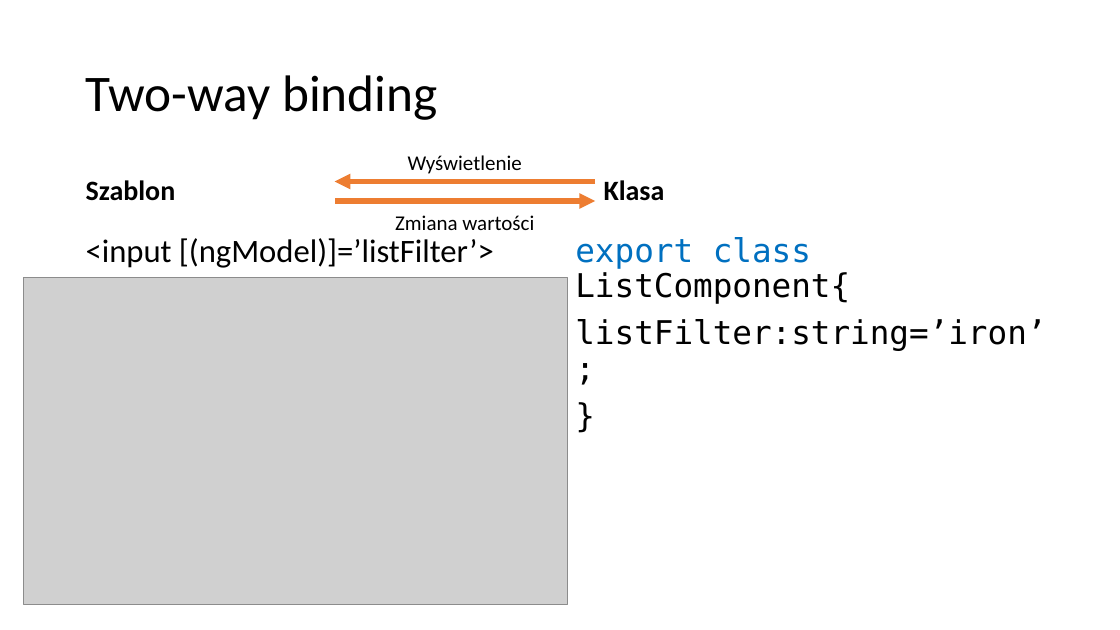
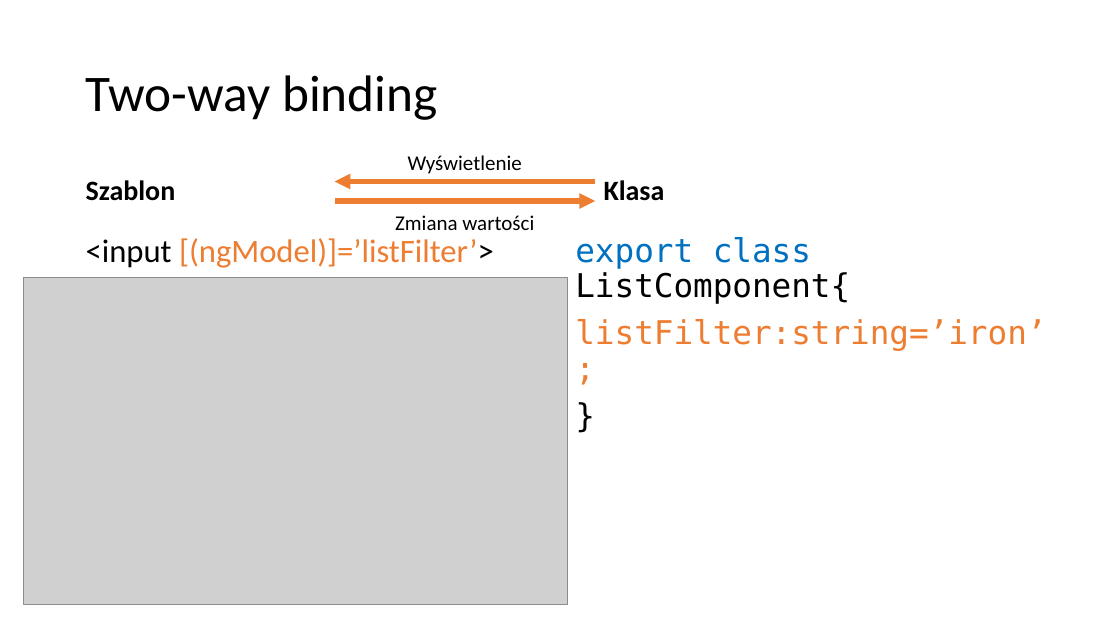
Before and after one commit to VadimPeczynski/Angular-Workshop, a slide deck: slide 7 of 2/presentation/Angular 2.pptx (slide 6 before the commit). Drawn at 1120x630 pixels with LibreOffice and Linux fonts; fonts in the diff are those of the drawing; grey boxes stand for pictures. Boxes give left, top, right and bottom in pixels: in the first picture for what was removed or moved away, otherwise in the second. Text is boxed around its words. In the diff, an @@ line names an element or a change of style, - is before the commit and + after.

```diff
--- a/2/presentation/Angular 2.pptx
+++ b/2/presentation/Angular 2.pptx
@@ text "<input [(ngModel)]=’listFilter’>" at [86,238,494,268]: text colour #000000 to #ED7D31 in "[(ngModel)]=’listFilter’>" @@
@@ text at [575,319,1046,351]: text colour #000000 to #ED7D31 in "listFilter:string=’iron’;" @@
```
Also in this commit, not shown: 10 other slides changed, 1 slide added.
